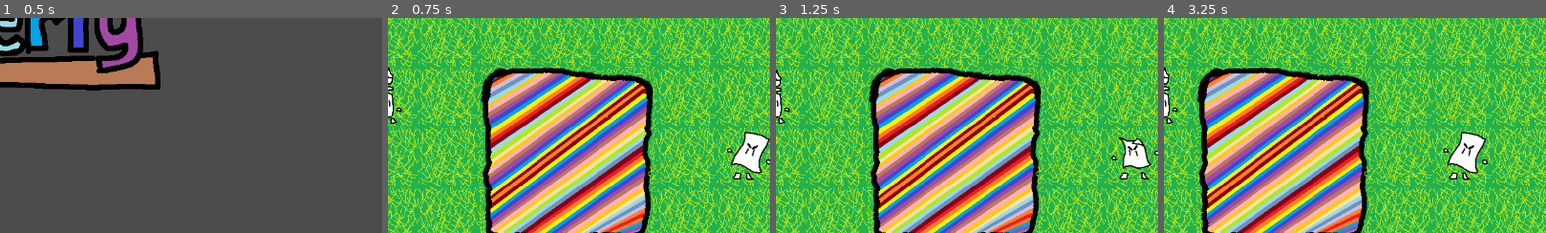
Above: before the commit, frames 1-4 (left to right).
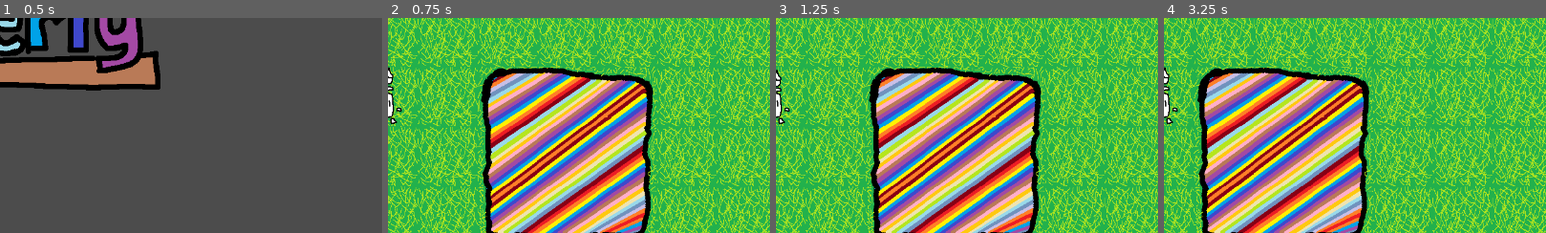
Above: after the commit, the same moments.

Repository: Melaisi/PaintGame
Game: Godot game, scene res://Scenes/Party/Enemy/Title/MainMenu.tscn
The game is run twice, just before and just after one commit, with the same random seed, the same clock (stepped at 60 frames per second) and the same inputs.
Inputs (mouse positions are % of the whole screen's width and height, from its top left):
- Up to frame 1 (0.5 s): no input
- Up to frame 2 (0.75 s): tap Enter at 0.5 s; move the mouse to (41, 70) at 0.52 s; hold Right (ui_right) from 0.53 s (still down); click (41, 70) at 0.67 s
- Up to frame 3 (1.25 s): keep holding Right (ui_right)
- Up to frame 4 (3.25 s): move the mouse to (30, 55) at 1.27 s; release Right (ui_right) at 1.28 s; hold Down (ui_down) 1.28-2.03 s; click (30, 55) at 1.42 s; move the mouse to (60, 28) at 2.02 s; hold Right (ui_right) 2.03-2.78 s; click (60, 28) at 2.17 s; move the mouse to (45, 70) at 2.77 s; hold Up (ui_up) from 2.78 s (still down); click (45, 70) at 2.92 s
The pictures show only the part of the screen within x 50-100%, y 32-82%; the shares and areas given below are measured in that part.

Frame 1 is identical in both runs. In frame 2, 1.4% of the frame differs, in the area x 88-100%, y 52-76%; in frame 3, 1.0%; in frame 4, 1.4%, in the area x 73-85%, y 52-76%.

Commit message:
enemy encounters
enemy encounters have a 15% chance to trigger when the player walks onto a new tile

adding a scene animation next

Diff:
--- a/Scenes/Main/MainLevel.tscn
+++ b/Scenes/Main/MainLevel.tscn
@@ -32,4 +32,5 @@
 drag_margin_bottom = 1.0
 
 [node name="Enemy_NotHappy" parent="." instance=ExtResource( 3 )]
+visible = false
 position = Vector2( 854.218, 349.887 )
--- a/Scenes/Party/Player/Player.gd
+++ b/Scenes/Party/Player/Player.gd
@@ -15,6 +15,7 @@
 
 # Called when the node enters the scene tree for the first time.
 func _ready():
+	randomize()
 	position = position.snapped(Vector2.ONE*tile_size)
 	position += Vector2.ONE *tile_size/2
 
@@ -22,9 +23,6 @@
 	if tween.is_active() == false and want_to_move == true:
 		want_to_move = false;
 		move(inputs[last_dir])
-	#print(get_position())
-	#print(int(get_position().x) % 100)
-	#print(int(get_position().y) % 100)
 
 func _input(event):
 	for dir in inputs.keys():
@@ -42,15 +40,8 @@
 				if last_dir != dir:
 				#somewhat concerned that the tween instructions here effect ALL tweens
 					want_to_move = true
-			print(last_dir)
 			if dir != null:
 				last_dir = dir
-
-func move_tween(dir):
-	tween.interpolate_property(self, "position",
-		position, position + dir * tile_size,
-		1.0/speed, Tween.TRANS_QUAD)
-	tween.start()
 
 func move(dir):
 	if dir.x < 0 :
@@ -63,3 +54,18 @@
 	if !ray.is_colliding():
 		#position += inputs[dir] * tile_size
 		move_tween(dir)
+		return enemy_encounter()
+
+func move_tween(dir):
+	tween.interpolate_property(self, "position",
+		position, position + dir * tile_size,
+		1.0/speed, Tween.TRANS_QUAD)
+	tween.start()
+	return "completed"
+
+func enemy_encounter():
+	var chance = randi() % 101
+	print(chance)
+	if 0 <= chance and chance <= 15:
+		print("encounter")
+		get_tree().change_scene("res://Scenes/Encounter/Encounter.tscn")
